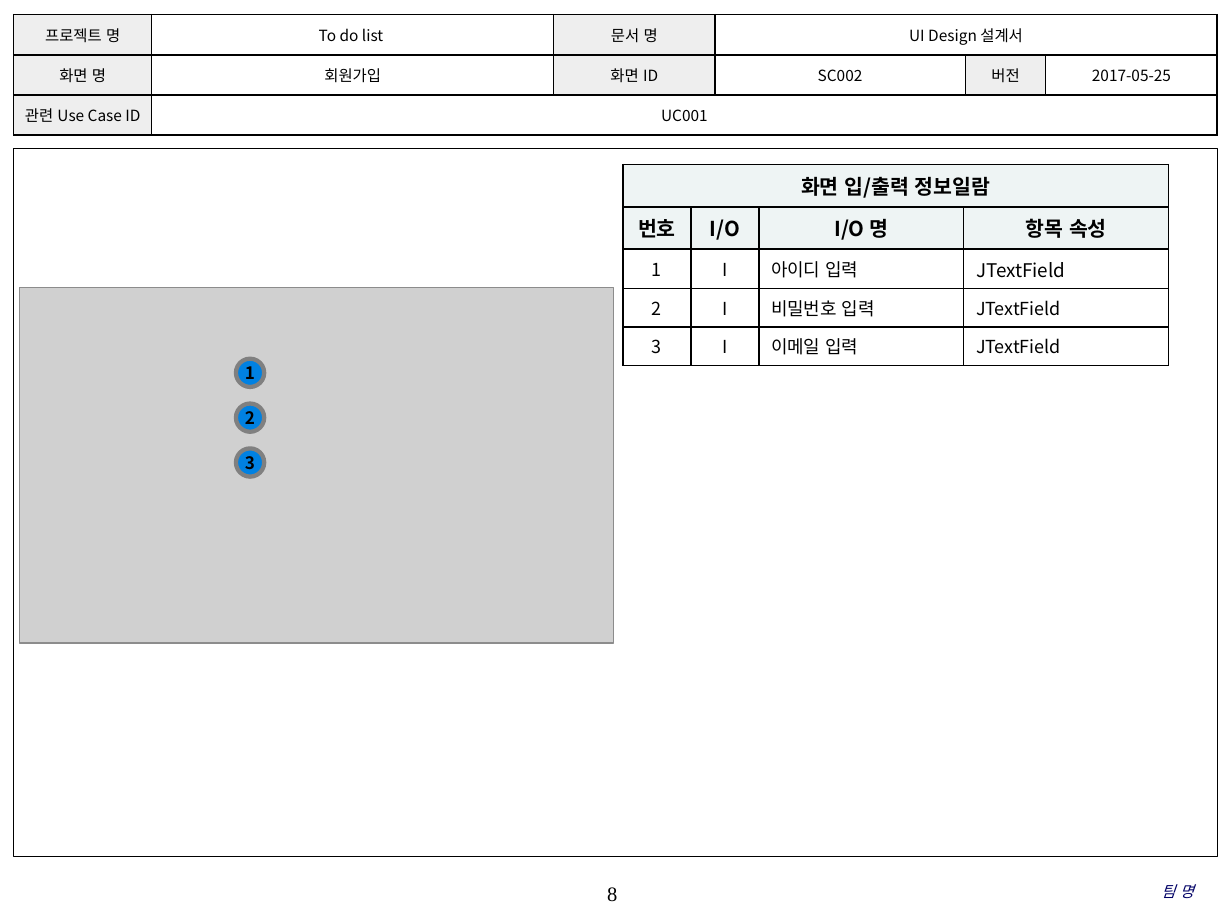
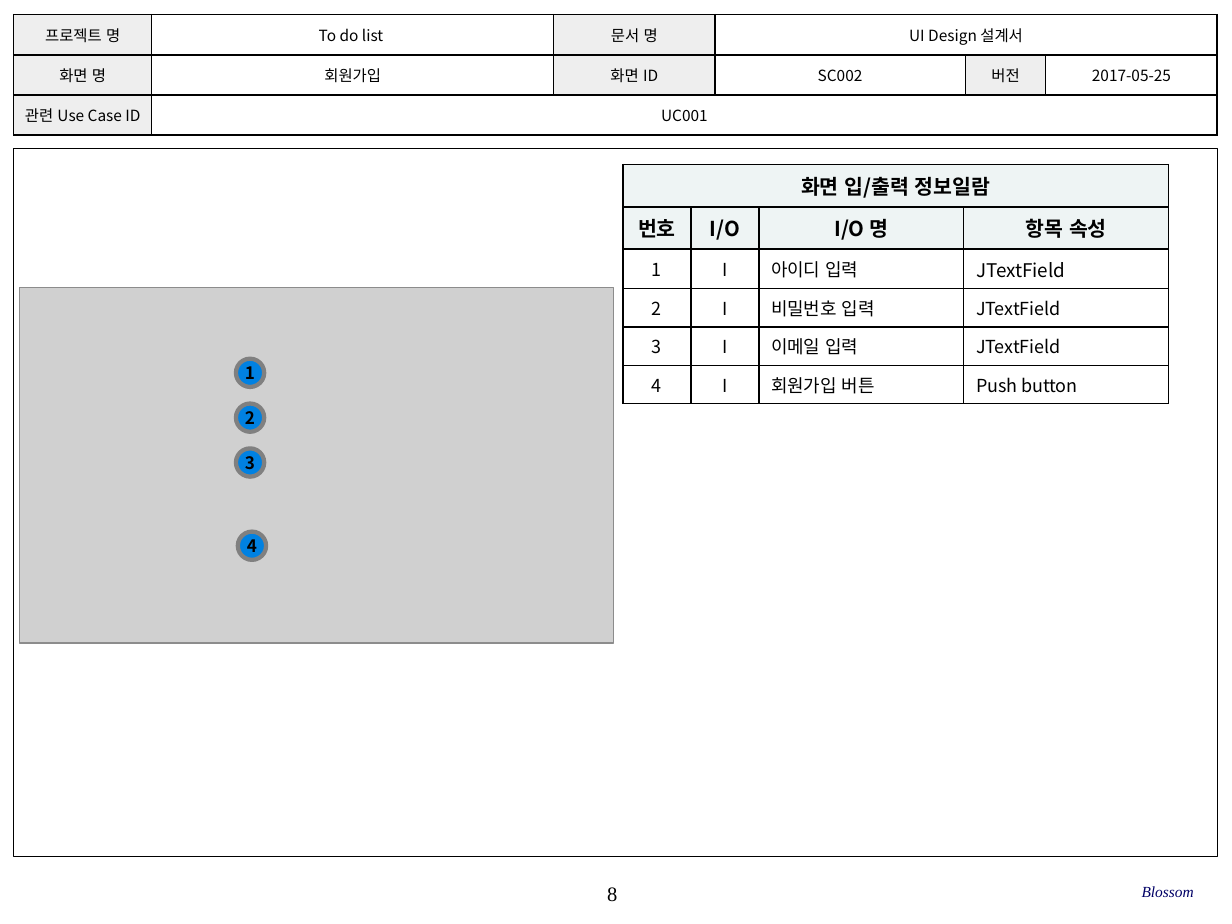
Before and after one commit to SE-admin/SE2017_6_blossom, a slide deck: slide 8 of doc/3_ 설계서/UI Design_6_blossom.pptx. Drawn at 1232x924 pixels with LibreOffice and Linux fonts; fonts in the diff are those of the drawing; grey boxes stand for pictures; background and template pictures are left out. Boxes give left, top, right and bottom in pixels: in the first picture for what was removed or moved away, otherwise in the second. Text is boxed around its words. In the diff, an @@ line names an element or a change of style, - is before the commit and + after.

```diff
--- a/doc/3_ 설계서/UI Design_6_blossom.pptx
+++ b/doc/3_ 설계서/UI Design_6_blossom.pptx
@@ table at bbox=[623, 165, 1168, 398] @@
+row 6: 4 | I | 회원가입 버튼 | Push button
@@ ellipse added at bbox=[238, 532, 266, 561], fill #0081E2, outline #808080 2.5 pt, 10 pt, text #000000, bold @@
+4
@@ text at bbox=[1142, 886, 1194, 897]: text changed @@
-팀 명
+Blossom
```
Also in this commit, not shown: 21 other slides changed.
